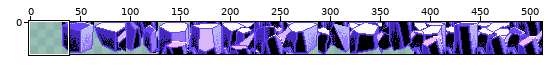
Two states of a sprite sheet, src/main/resources/assets/tiles/crystal.png. Above: a wide view before the commit, with the close-up outlined.
Close-up. Old version:
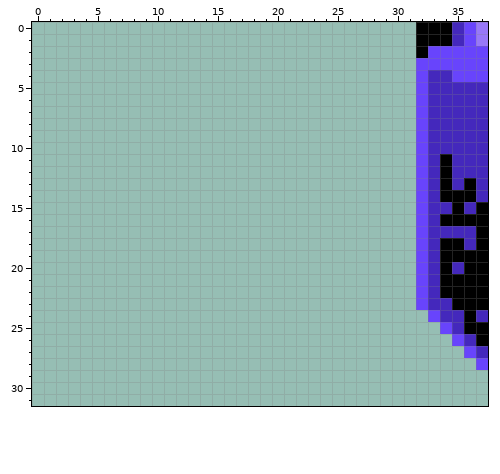
The file is 512x32 pixels. Colours within 5 levels of each other are drawn and written as one. Shown: x 0..37, y 0..31.
After:
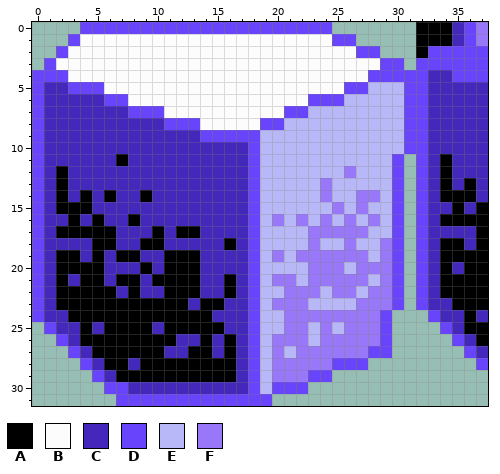
Palette (. is transparent): A #000000  B #fcfcfc  C #4428bc  D #6844fc  E #b8b8f8  F #9878f8
What changed:
@@ x 0..37 @@
- 0 ................................AAACDF
- 1 ................................AAACDF
- 2 ................................ADDDDD
- 3 ................................DDDDDD
- 4 ................................DCCDDD
- 5 ................................DCCCCC
- 6 ................................DCCCCC
- 7 ................................DCCCCC
- 8 ................................DCCCCC
- 9 ................................DCCCCC
-10 ................................DCCCCC
-11 ................................DCACCC
-12 ................................DCACCC
-13 ................................DCACAC
-14 ................................DCAAAC
-15 ................................DCCACA
-16 ................................DCAAAA
-17 ................................DCCCCA
-18 ................................DCAACA
-19 ................................DCAAAA
-20 ................................DCACAA
-21 ................................DCAAAA
-22 ................................DCAAAA
-23 ................................DCCAAA
-24 .................................DCCAC
-25 ..................................DCAA
-26 ...................................DCA
-27 ....................................DC
-28 .....................................D
-29 ......................................
-30 ......................................
-31 ......................................
+ 0 ....DDDDDDDDDDDDDDDDDDDDD.......AAACDF
+ 1 ...DBBBBBBBBBBBBBBBBBBBBBDD.....AAACDF
+ 2 ..DBBBBBBBBBBBBBBBBBBBBBBBBDD...ADDDDD
+ 3 .DBBBBBBBBBBBBBBBBBBBBBBBBBBBDD.DDDDDD
+ 4 DDDBBBBBBBBBBBBBBBBBBBBBBBBBDDDDDCCDDD
+ 5 DCCDDDBBBBBBBBBBBBBBBBBBBBDDEEEDDCCCCC
+ 6 DCCCCCDDBBBBBBBBBBBBBBBDDDEEEEEDDCCCCC
+ 7 DCCCCCCCDDDBBBBBBBBBBDDEEEEEEEEDDCCCCC
+ 8 DCCCCCCCCCCDDDBBBBBDDEEEEEEEEEEDDCCCCC
+ 9 DCCCCCCCCCCCCCDDDDDEEEEEEEEEEEEDDCCCCC
+10 DCCCCCCCCCCCCCCCCCDEEEEEEEEEEEEDDCCCCC
+11 DCCCCCCACCCCCCCCCCDEEEEEEEEEEED.DCACCC
+12 DCACCCCCCCCCCCCCCCDEEEEEEEFEEED.DCACCC
+13 DCACCCCCCCCCCCCCCCDEEEEEFEEEEED.DCACAC
+14 DCACACACCACCCCCCCCDEEEEEFEEFFED.DCAAAC
+15 DCAAACCCCCCCCCCCCCDEEEEEEFEFEED.DCCACA
+16 DCCACACCACCCCCCCCCDEFEFEFEFEFED.DCAAAA
+17 DCAAAAACCCACAACCCCDEEEEFFFFFEED.DCCCCA
+18 DCCCCAACCAACCCCCACDEEEEFEEFEEFD.DCAACA
+19 DCAACACAACCAAACCCCDEFEFFFFFFEFD.DCAAAA
+20 DCAAAACCCACAAACCCCDEEEEFFFEFFFD.DCACAA
+21 DCACAACAACAAAACCACDEFFEFFFFFEFD.DCAAAA
+22 DCAAAAACACCAAACCACDEEFFFEFFEFFD.DCAAAA
+23 DCAAAAAAAAAAACAACCDEFFFEEEEFFFD.DCCAAA
+24 DCCAAAAAAAAAAAACCCDEEFFFFFFFFD...DCCAC
+25 .DCCACAAAACAAAAACCDEEFFEFEFFFD....DCAA
+26 ..DCAAAAAAAACCACACDEFFFEFFFFFD.....DCA
+27 ...DCAAAAAACCAACACDEFEFFFFFFDD......DC
+28 ....DCAACAAAAAAAACDEFFFFFDDD.........D
+29 .....DCAAAAAAAAAACDEFFFDD.............
+30 ......DDCCCCCCCCCCDEDDD...............
+31 .......DDDDDDDDDDDDD..................
Pixel boxes of the changes (left, top, right, bottom) in both close-ups:
added: (32, 22, 416, 406)
